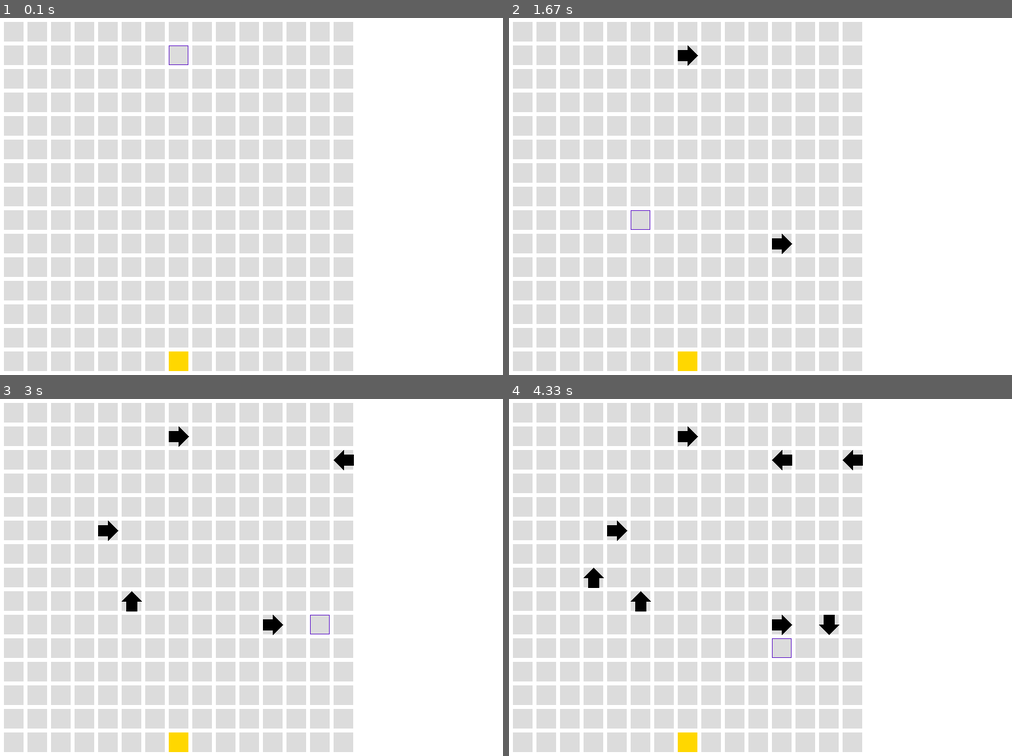
Above: before the commit, frames 1-4 (two rows, left to right).
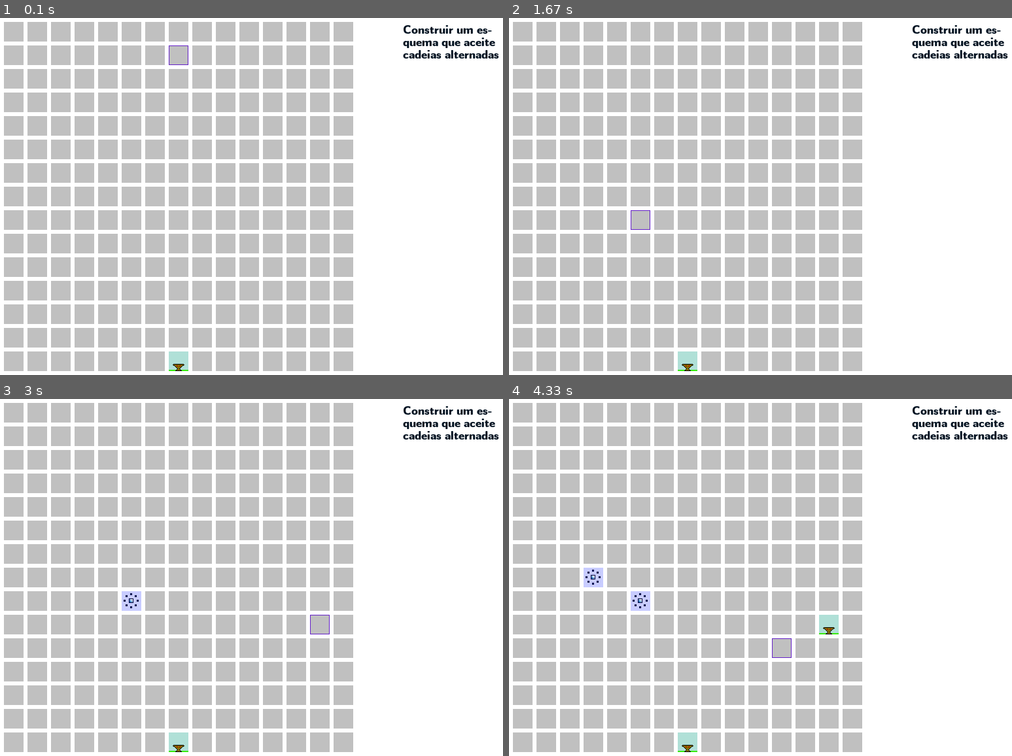
Above: after the commit, the same moments.

Repository: xyzAndReM/CTC
Game: pygame game, started from main.py
Two runs of this game, one before a commit and one after it. Both use one fixed random seed, a clock stepped at 60 frames per second and the inputs below.
Inputs (mouse positions are in pixels of both pictures, inside the frame that each line leads up to):
- Up to frame 1 (0.1 s): no input
- Up to frame 2 (1.67 s): hold 6 0.33-0.8 s; hold Right 0.33-0.8 s; click (750, 232) at 0.88 s; click (775, 239) at 1.22 s; hold Right from 1.5 s (still down); click (644, 217) at 1.58 s
- Up to frame 3 (3 s): release Right at 1.97 s; hold Up 2-2.3 s; click (100, 534) at 2.08 s; hold Right 2.33-2.8 s; click (337, 459) at 2.42 s; hold Left from 2.83 s (still down); click (321, 627) at 2.92 s
- Up to frame 4 (4.33 s): release Left at 3.37 s; hold Down 3.4-3.7 s; click (780, 463) at 3.48 s; hold Left 3.73-4.13 s; click (584, 584) at 3.82 s; hold Up from 4.17 s (still down); click (775, 634) at 4.25 s

The runs differ from the first frame. In frame 1, 49% of the frame differs, in the area x 0-100%, y 1-99%; in frame 2, 49%; in frame 3, 49%; in frame 4, 49%.

Commit message:
reformular os grid

Diff:
--- a/gridmap.py
+++ b/gridmap.py
@@ -12,6 +12,15 @@
 blue = 0;
 pink = 1;
 
+GRID = pygame.image.load('images/grid.png')
+SUCCESS = pygame.image.load('images/success.png');
+TELEPORTER = pygame.image.load('images/teleporter.png');
+
+ARROW_RIGHT =  pygame.image.load('images/arrow_right.png');
+ARROW_LEFT  =  pygame.image.load('images/arrow_left.png');
+ARROW_UP    =  pygame.image.load('images/arrow_up.png');
+ARROW_DOWN  =  pygame.image.load('images/arrow_down.png');
+
 BLUE_STAFF = pygame.image.load('images/bluestaff2.png')
 PINK_STAFF = pygame.image.load('images/pinkstaff2.png')
 PURPLE_STAFF = pygame.image.load('images/purplestaff2.png')
@@ -25,18 +34,20 @@
 
 class grid_square:
 	def __init__(self, aresta):
-		self.color = (220,220,220)
+		self.image = GRID;
 		self.xspeed = 0
 		self.yspeed = 0
 		self.aresta = aresta
 		self.output = 0;
 	def draw(self,screen,column,row):
-		pygame.draw.rect(screen, self.color, ( (MARGIN + self.aresta) * column + MARGIN, (MARGIN +  self.aresta) * row + MARGIN, self.aresta, self.aresta))
+		x = column*(MARGIN+self.aresta) + MARGIN;
+		y = row*(MARGIN+self.aresta) + MARGIN;
+		screen.blit(self.image,(x,y))
 	def get_speed(self,dado):
 		return (self.xspeed,self.yspeed);
 class grid_success(grid_square):
 	def __init__(self, aresta):
-		self.color = (255,215,0)
+		self.image = SUCCESS
 		self.xspeed = 0
 		self.yspeed = 0
 		self.aresta = aresta
@@ -44,57 +55,41 @@
 	def get_speed(self,bot):
 		bot.current_output = 1;
 		return (self.xspeed,self.yspeed);
+class teleporter(grid_square):
+	def __init__(self,aresta):
+		self.image = TELEPORTER
+		self.xspeed = 0
+		self.yspeed = 0
+		self.aresta = aresta
+		self.output = 0;
+	def get_speed(self,bot):
+		bot.x +=bot.xspeed*72;
+		bot.y +=bot.yspeed*72;
+		return (bot.xspeed,bot.yspeed);
 class grid_arrow_right(grid_square):
 	def __init__(self, aresta):
-		self.color = (220,220,220)
+		self.image = ARROW_RIGHT
 		self.xspeed = 1
 		self.yspeed = 0
 		self.aresta = aresta
-	def draw(self,screen,column,row):
-		x = column*(MARGIN+self.aresta) + MARGIN;
-		y = row*(MARGIN+self.aresta) + MARGIN;
-		pygame.draw.rect(screen, self.color, ( (MARGIN + self.aresta) * column + MARGIN, (MARGIN +  self.aresta) * row + MARGIN, self.aresta, self.aresta))
-		coordinates = ( (0+x, 7+y), (0+x, 23+y), (15+x, 23+y), (15+x, 30+y), (30+x, 15+y), (15+x, 0+y), (15+x,7+y))
-		pygame.draw.polygon(screen, (0, 0, 0), coordinates)
-
 class grid_arrow_left(grid_square):
 	def __init__(self, aresta):
-		self.color = (220,220,220)
+		self.image = ARROW_LEFT
 		self.xspeed = -1
 		self.yspeed = 0
 		self.aresta = aresta
-	def draw(self,screen,column,row):
-		x = column*(MARGIN+self.aresta) + MARGIN;
-		y = row*(MARGIN+self.aresta) + MARGIN;
-		pygame.draw.rect(screen, self.color, ( (MARGIN + self.aresta) * column + MARGIN, (MARGIN +  self.aresta) * row + MARGIN, self.aresta, self.aresta))
-		coordinates = ( (0+x, 15+y), (15+x, 30+y), (15+x, 23+y), (30+x, 23+y), (30+x, 7+y), (15+x, 7+y), (15+x,0+y))
-		pygame.draw.polygon(screen, (0, 0, 0), coordinates)
-
 class grid_arrow_up(grid_square):
 	def __init__(self, aresta):
-		self.color = (220,220,220)
+		self.image = ARROW_UP
 		self.xspeed = 0
 		self.yspeed = -1
 		self.aresta = aresta
-	def draw(self,screen,column,row):
-		x = column*(MARGIN+self.aresta) + MARGIN;
-		y = row*(MARGIN+self.aresta) + MARGIN;
-		pygame.draw.rect(screen, self.color, ( (MARGIN + self.aresta) * column + MARGIN, (MARGIN +  self.aresta) * row + MARGIN, self.aresta, self.aresta))
-		coordinates = ( (15+x, 0+y), (30+x, 15+y), (23+x, 15+y), (23+x, 30+y), (7+x, 30+y), (7+x, 15+y), (0+x,15+y))
-		pygame.draw.polygon(screen, (0, 0, 0), coordinates)
-
 class grid_arrow_down(grid_square):
 	def __init__(self, aresta):
-		self.color = (220,220,220)
+		self.image = ARROW_DOWN;
 		self.xspeed = 0
 		self.yspeed = 1
 		self.aresta = aresta
-	def draw(self,screen,column,row):
-		x = column*(MARGIN+self.aresta) + MARGIN;
-		y = row*(MARGIN+self.aresta) + MARGIN;
-		pygame.draw.rect(screen, self.color, ( (MARGIN + self.aresta) * column + MARGIN, (MARGIN +  self.aresta) * row + MARGIN, self.aresta, self.aresta))
-		coordinates = ( (15+x, 30+y), (30+x, 15+y), (23+x, 15+y), (23+x, 0+y), (7+x, 0+y), (7+x,15+y), (0+x,15+y))
-		pygame.draw.polygon(screen, (0, 0, 0), coordinates)
 #-----------------------------------------------------------------
 class selector_up(grid_square):
 	def  get_speed(self,bot):
@@ -102,9 +97,9 @@
 		if(sequence):
 			dado = sequence.pop(0)
 			if(dado == blue):
-				return (-1,0);
-			elif(dado == pink):
-				return (1,0)
+				return (+1,0);
+			elif(dado == pink):
+				return (-1,0)
 			else:
 				return(0,-1);
 		else:
@@ -119,11 +114,13 @@
 		if(sequence):
 			dado = sequence.pop(0)
 			if(dado == blue):
-				return (+1,0);
-			elif(dado == pink):
-				return (-1,0)
-		else:
-			return bot.get_speed();
+				return (-1,0);
+			elif(dado == pink):
+				return (+1,0)
+			else:
+				return (0,1)
+		else:
+			return (0,1);
 	def draw(self,screen,column,row):
 		x = column*(MARGIN+self.aresta) + MARGIN;
 		y = row*(MARGIN+self.aresta) + MARGIN;
@@ -137,17 +134,14 @@
 				return (0,+1);
 			elif(dado == pink):
 				return (0,-1)
-		else:
-			return bot.get_speed();
-	def draw(self,screen,column,row):
-		x = column*(MARGIN+self.aresta) + MARGIN;
-		y = row*(MARGIN+self.aresta) + MARGIN;
-		pygame.draw.rect(screen, self.color, ( (MARGIN + self.aresta) * column + MARGIN, (MARGIN +  self.aresta) * row + MARGIN, self.aresta, self.aresta))
-		coordinates = (  (15+x, 0+y), (7.5+x, 10+y), (22.5+x, 10+y))
-		pygame.draw.polygon(screen, (255,105,180), coordinates)
-		coordinates = (  (15+x, 30+y), (7.5+x, 20+y), (22.5+x, 20+y))
-		pygame.draw.polygon(screen, (0,191,255), coordinates)
-		#coordinates = (  (12.5+x, 15+y), (17.5+x, 15+y), (15+x, 0+y))
+			else:
+				return (1,0)
+		else:
+			return (1,0);
+	def draw(self,screen,column,row):
+		x = column*(MARGIN+self.aresta) + MARGIN;
+		y = row*(MARGIN+self.aresta) + MARGIN;
+		screen.blit(SELECTOR_RIGHT,(x,y))
 class selector_left(grid_square):
 	def  get_speed(self,bot):
 		sequence = bot.sequence
@@ -157,16 +151,14 @@
 				return (0,-1);
 			elif(dado == pink):
 				return (0,+1)
-		else:
-			return bot.get_speed();
-	def draw(self,screen,column,row):
-		x = column*(MARGIN+self.aresta) + MARGIN;
-		y = row*(MARGIN+self.aresta) + MARGIN;
-		pygame.draw.rect(screen, self.color, ( (MARGIN + self.aresta) * column + MARGIN, (MARGIN +  self.aresta) * row + MARGIN, self.aresta, self.aresta))
-		coordinates = (  (15+x, 0+y), (7.5+x, 10+y), (22.5+x, 10+y))
-		pygame.draw.polygon(screen, (0,191,255), coordinates)
-		coordinates = (  (15+x, 30+y), (7.5+x, 20+y), (22.5+x, 20+y))
-		pygame.draw.polygon(screen, (255,105,180), coordinates)
+			else:
+				return (-1,0)
+		else:
+			return (-1,0);
+	def draw(self,screen,column,row):
+		x = column*(MARGIN+self.aresta) + MARGIN;
+		y = row*(MARGIN+self.aresta) + MARGIN;
+		screen.blit(SELECTOR_LEFT,(x,y))
 
 class writer_blue(grid_square):
 	def get_speed(self,bot):
@@ -270,3 +262,11 @@
 			return writer_red(ARESTA);
 		elif dir == DOWN_KEY:
 			return writer_purple(ARESTA);
+class special_builder(simple_builder):
+	def makegrid(self,dir):
+		if dir == UP_KEY:
+			return teleporter(ARESTA);
+		elif dir == DOWN_KEY:
+			return grid_success(ARESTA);
+		else:
+			return grid_square(ARESTA);
--- /dev/null
+++ b/lol.py
@@ -0,0 +1 @@
+print('oi\n2')
--- a/main.py
+++ b/main.py
@@ -40,6 +40,7 @@
 KEY2 = pygame.K_2
 KEY3 = pygame.K_3
 KEY4 = pygame.K_4
+KEY6 = pygame.K_6
 A_KEY = pygame.K_a
 S_KEY = pygame.K_s
 W_KEY = pygame.K_w
@@ -47,8 +48,11 @@
 
 DIRECTION_CONTROLLER = [LEFT_KEY,RIGHT_KEY,UP_KEY,DOWN_KEY]
 MOVEMENT_CONTROLLER = {A_KEY:(-1,0),W_KEY:(0,-1),S_KEY:(0,1),D_KEY:(1,0)}
-BUILDER_CONTROLLER = [KEY1,KEY2,KEY3,KEY4]
+BUILDER_CONTROLLER = [KEY1,KEY2,KEY3,KEY4,KEY6]
 
+pygame.font.init() # you have to call this at the start,
+                   # if you want to use this module.
+myfont = pygame.font.SysFont('Comic Sans MS', 18)
 
 
 class Game():
@@ -57,8 +61,8 @@
         self.robot_is_on = False;
         self.current_level = 0;
         self.builder = "arrow"
-        self.builderSelector = {KEY1:"simple",KEY2:"arrow",KEY3:"selector",KEY4:"writer"}
-        self.builderTable = {"simple":gridmap.simple_builder(), "arrow":gridmap.arrow_builder(),"selector":gridmap.selector_builder(),"writer":gridmap.writer_builder()};
+        self.builderSelector = {KEY1:"simple",KEY2:"arrow",KEY3:"selector",KEY4:"writer",KEY6:'special'}
+        self.builderTable = {"simple":gridmap.simple_builder(), "arrow":gridmap.arrow_builder(),"selector":gridmap.selector_builder(),"writer":gridmap.writer_builder(),"special":gridmap.special_builder()};
         self.stages = levels.game_levels().get_levels()
     def start_robot(self,sequence,output):
     	self.rob = bot.robot(sequence,output);
@@ -68,6 +72,7 @@
         last_clicked_grid_X = 7;
         last_clicked_grid_Y = 1;
         LEVEL = self.stages[0];
+        missao = pygame.image.load(LEVEL.text);
         rob = None;
         while True:
             delta_t = clock.tick( FRAME_RATE )
@@ -116,6 +121,7 @@
                     else:
                         rob = None;
                         LEVEL.reset();
+            screen.blit(missao,(600,0))
             pygame.display.update()
             # or pygame.display.flip()
 
Binary file added: images/grid.png
Binary file added: images/missao1.png
Binary file added: images/mission1.png
Not shown, changed: stages/level1
Not shown, changed: bot.pyc
Not shown, changed: gridmap.pyc
Not shown, changed: levels.pyc
